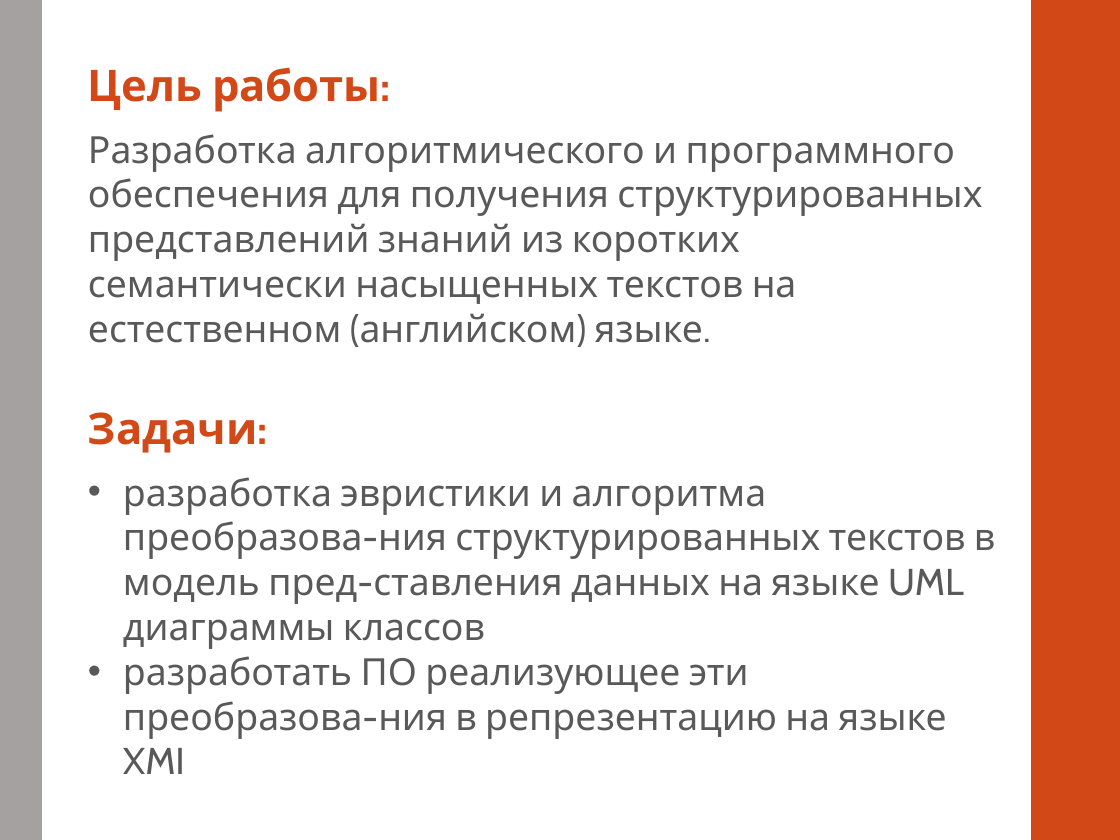
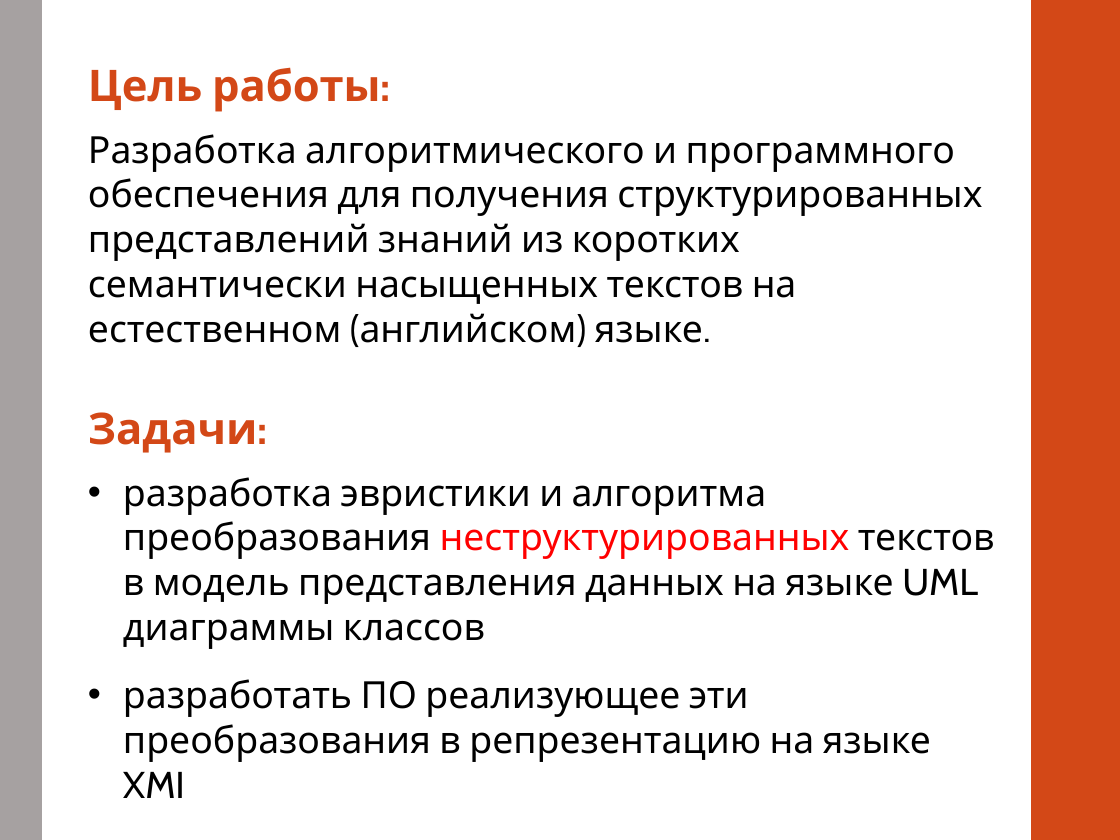
Before and after one commit to alexnodejs/onto-diploma, a slide deck: slide 2 of presentation/Moiseyenko_presentation_cut.pptx. Drawn at 1120x840 pixels with LibreOffice and Linux fonts; fonts in the diff are those of the drawing. Boxes give left, top, right and bottom in pixels: in the first picture for what was removed or moved away, otherwise in the second. Text is boxed around its words. In the diff, an @@ line names an element or a change of style, - is before the commit and + after.

Commit message:
Make changes

```diff
--- a/presentation/Moiseyenko_presentation_cut.pptx
+++ b/presentation/Moiseyenko_presentation_cut.pptx
@@ text "Разработка алгоритмического и программного обеспечения ..." at <box>88,134,982,343</box>: text colour #595959 to #000000 @@
@@ text at <box>123,477,995,798</box>: text changed; text colour #595959 to #000000 @@
-• разработка эвристики и алгоритма преобразова-ния структурированных текстов в модель пред-ставления данных на языке UML диаграммы классов
-• разработать ПО реализующее эти преобразова-ния в репрезентацию на языке XMI
+• разработка эвристики и алгоритма преобразования неструктурированных текстов в модель представления данных на языке UML диаграммы классов
+• разработать ПО реализующее эти преобразования в репрезентацию на языке XMI
```
Also in this commit, not shown: 2 other slides changed.
